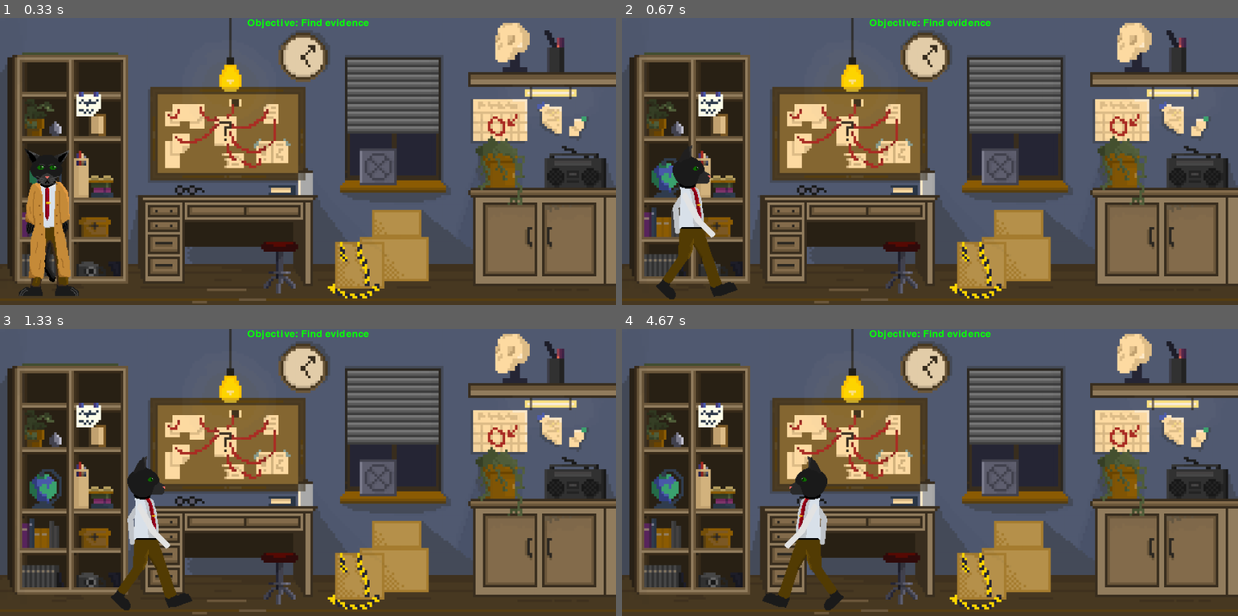
Above: before the commit, frames 1-4 (two rows, left to right).
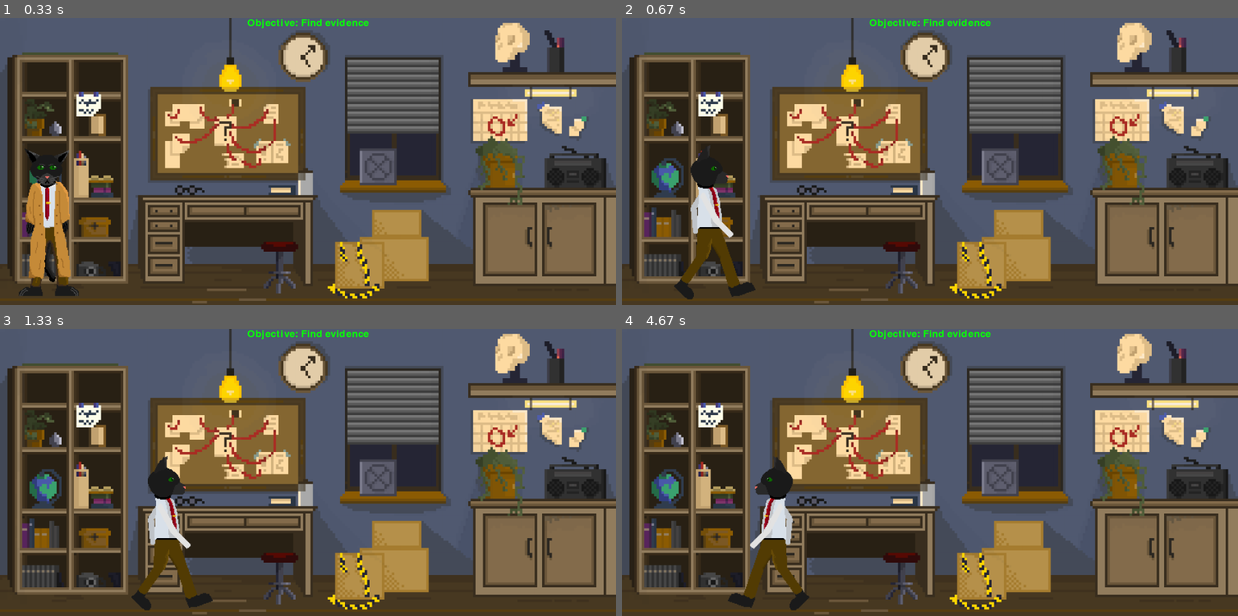
Above: after the commit, the same moments.

Repository: cbgpenguin/CSP-PYGAMES
Game: pygame game, started from main.py
Two runs of this game, one before a commit and one after it. Both use one fixed random seed, a clock stepped at 60 frames per second and the inputs below.
Inputs:
- Up to frame 1 (0.33 s): no input
- Up to frame 2 (0.67 s): hold Right from 0.33 s (still down)
- Up to frame 3 (1.33 s): release Right at 0.8 s; hold Right 0.83-1.3 s
- Up to frame 4 (4.67 s): hold Left 1.33-1.87 s; hold Left 1.9-2.3 s; hold Right 2.33-2.97 s; hold Left 3-3.47 s; hold Right 3.5-3.97 s; hold Right 4-4.47 s; hold Left from 4.5 s (still down)

Frame 1 is identical in both runs. In frame 2, 3.2% of the frame differs, in the area x 5-22%, y 44-99%; in frame 3, 3.6%; in frame 4, 4.3%, in the area x 17-36%, y 44-99%.

Commit message:
Changed a lot about movement and stuff the catboi no longer accelerates

Diff:
--- a/animatedSprite.py
+++ b/animatedSprite.py
@@ -13,9 +13,9 @@
             self.frameIndex = 0
             self.frame_rate = frameRate
             self.frame_counter = 0
-            self.movePos = [0, 0]
+            self.moveDistance = [0, 0]
             self.area = screen.get_rect()
-            self.speed = 20 # in pixels per second
+            self.speed = 400 # in pixels per second NOPE
             self.state = "still"
             self.clock = pygame.time.Clock()
             self.lastFrameUpdate = 0
@@ -24,7 +24,7 @@
         #Changes and draws the image
         def update(self):
             self.delta = (self.clock.tick() / 1000.0)
-            print("updating... here's delta:", self.delta)
+            # print("updating... here's delta:", self.delta)
             self.lastFrameUpdate = self.lastFrameUpdate + self.delta
             # print(self, "frame update:", self.lastUpdate)
             if self.lastFrameUpdate >= (1.0 / self.frame_rate):
@@ -32,15 +32,25 @@
                 self.newFrame()
 
             if self.state == "moveLeft":
-                self.moveLeft()
+                # print("move left called")
+                self.moveDistance[0] = self.moveDistance[0] - (self.speed * self.delta) - self.smallMoveDistance
+                # print("going left. Delta:", self.delta)
+                print("pixels to the left:", self.speed * self.delta)
+
             if self.state == "moveRight":
-                self.moveRight()
+                # print("move right called")
+                self.moveDistance[0] = self.moveDistance[0] + (self.speed * self.delta) - self.smallMoveDistance
+                # print("going right. Delta:", self.delta)
+                # print("pixels to the right:", self.delta * self.speed)
 
-            newPos = self.rect.move(self.movePos)
+            newPos = self.rect.move(self.moveDistance)
+            # print(self.moveDistance)
             if self.area.contains(newPos):
                 self.rect = newPos
                 pygame.event.pump()
-
+            self.smallMoveDistance = self.moveDistance[0] % 1.1
+            # print("Small move distance", self.smallMoveDistance)
+            self.moveDistance[0] = 0
             # print("state:", self.state)
 
             #actually draws the image onto the position
@@ -62,15 +72,3 @@
 
         def defaultAnimation(self):
             self.frames = self.defaultFrames
-
-        def moveLeft(self):
-            # print("move left called")
-            self.movePos[0] = self.movePos[0] - (self.speed * self.delta)
-            # print("going left. Delta:", self.delta)
-            # print("pixels to the left:", self.speed * self.delta)
-
-        def moveRight(self):
-            # print("move right called")
-            self.movePos[0] = self.movePos[0] + (self.speed * self.delta)
-            # print("going right. Delta:", self.delta)
-            # print("pixels to the right:", self.delta * self.speed)
--- a/main.py
+++ b/main.py
@@ -54,23 +54,27 @@
                     playerSprite.newFrame()
                     playerSprite.image = pygame.transform.flip(playerSprite.image, True, False)
                     playerSprite.state = "moveLeft"
-                    playerSprite.moveLeft()
                 elif event.key == pygame.K_RIGHT:
                     # print("right pressed")
                     playerSprite.changeAnimation(playerWalkSpriteFrames)
                     playerSprite.update()
                     playerSprite.state = "moveRight"
-                    playerSprite.moveRight()
             elif event.type == pygame.KEYUP:
                 if event.key == pygame.K_LEFT or event.key == pygame.K_RIGHT:
                     playerSprite.defaultAnimation()
-                    playerSprite.movePos = [0, 0]
+                    playerSprite.moveDistance = [0, 0]
                     playerSprite.state = "still"
 
         for point in pointsOfInterest:
             if abs(playerSprite.rect[0] - point.rect[0]) < point.visibleRange:
                 print("player is close to", point.name)
                 point.isPlayerInRange = True
+                if event.type == pygame.KEYDOWN:
+                    if event.key == pygame.K_e:
+                        # print("e pressed while near", point.name)
+                        point.open()
+            else:
+                point.isPlayerInRange = False
             point.update()
         screen.blit(background, (0, 0))
 
--- a/pointOfInterest.py
+++ b/pointOfInterest.py
@@ -7,8 +7,11 @@
             self.screen = screen
             self.image = image
             self.isPlayerInRange = False
-            self.visibleRange = 30 #pixels
+            self.visibleRange = 50 #pixels
             self.name = name
 
         def update(self):
               pass
+
+        def open(self):
+              pass
